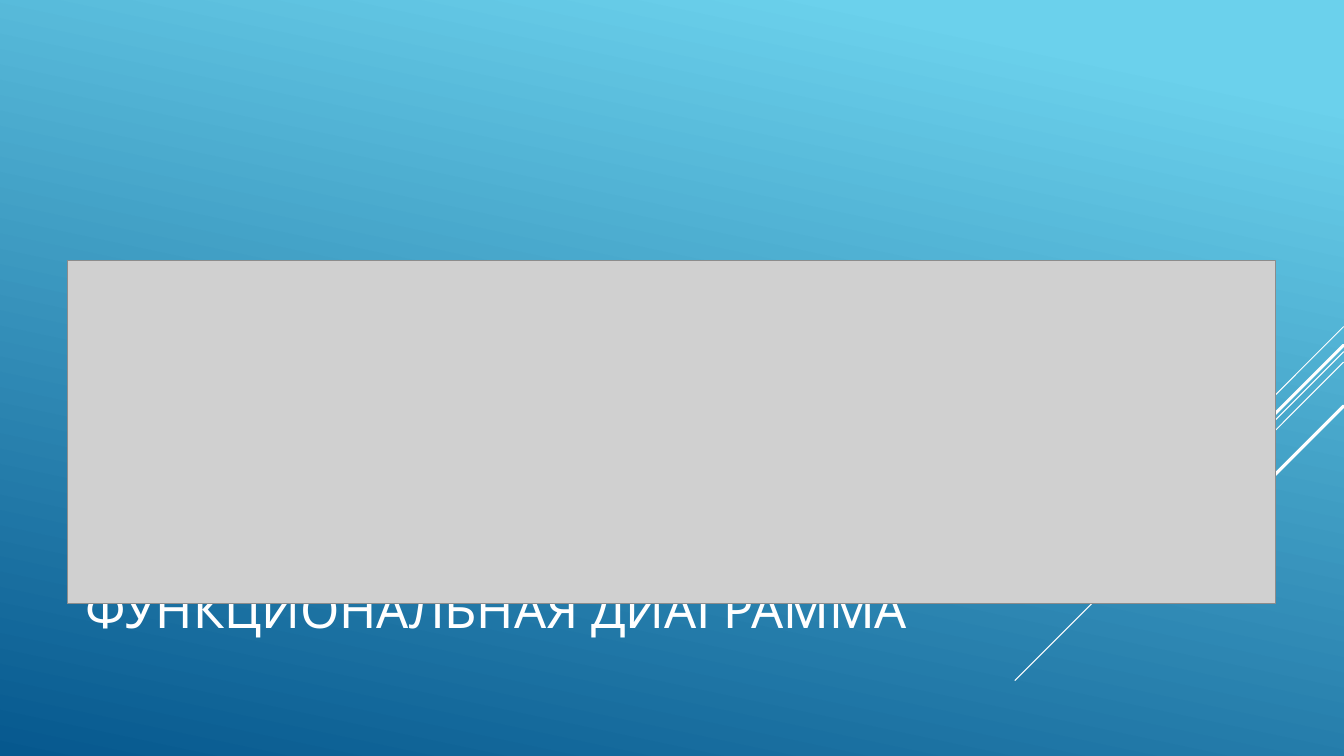
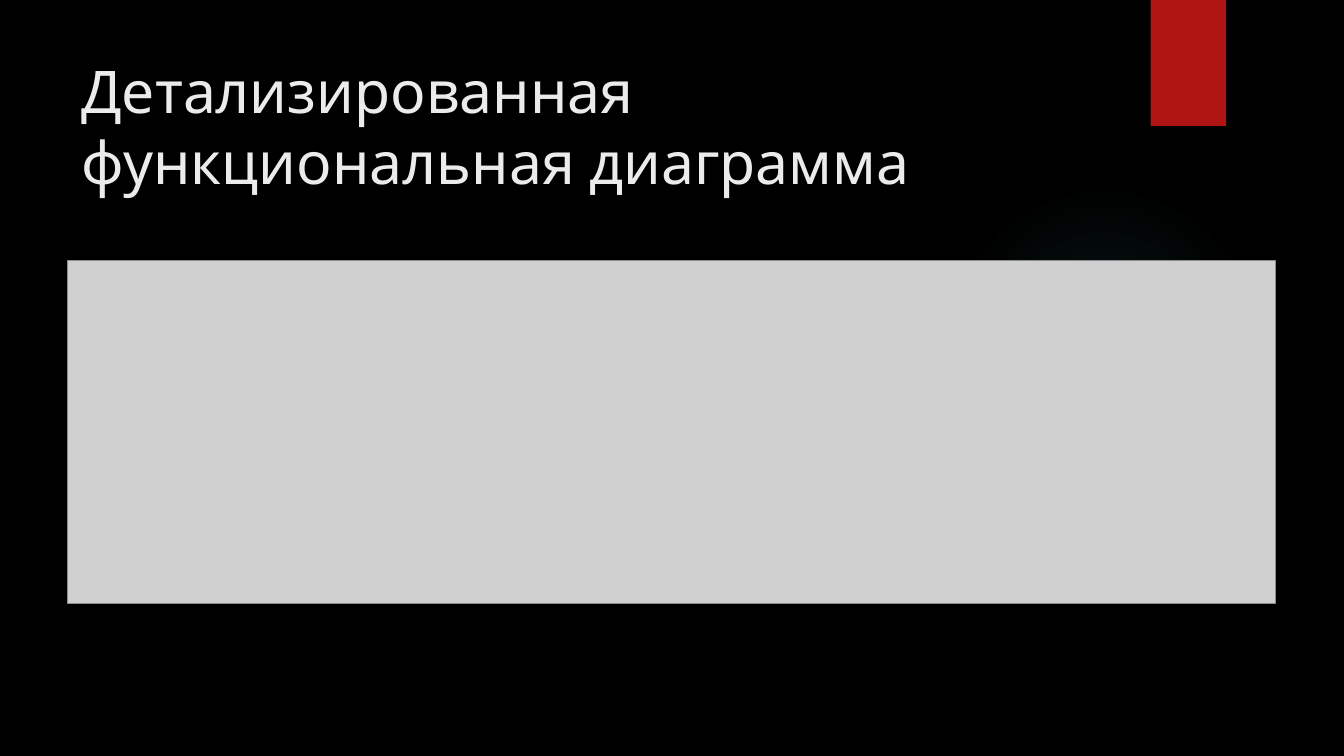
Before and after one commit to GENDOSMAL/Diplom, a slide deck: slide 9 of Documentation/Презентация к защите.pptx. Drawn at 1344x756 pixels with LibreOffice and Linux fonts; fonts in the diff are those of the drawing; grey boxes stand for pictures; background and template pictures are left out. Boxes give left, top, right and bottom in pixels: in the first picture for what was removed or moved away, otherwise in the second. Text is boxed around its words. In the diff, an @@ line names an element or a change of style, - is before the commit and + after.

```diff
--- a/Documentation/Презентация к защите.pptx
+++ b/Documentation/Презентация к защите.pptx
@@ background gradient #6ED2EB to #06588E to picture (left out) @@
@@ rectangle added at box(1150, 0, 1226, 126), fill #B01513 @@
@@ title "Детализированная функциональная диаграмма" at box(81, 71, 909, 198): vertical alignment middle to top @@
@@ title at box(81, 71, 909, 198): text changed; size 36 to 42 pt; text colour #FFFFFF to #EBEBEB @@
-ДЕТАЛИЗИРОВАННАЯ ФУНКЦИОНАЛЬНАЯ ДИАГРАММА
+Детализированная функциональная диаграмма
@@ ellipse added at box(949, 185, 1259, 495), fill gradient #50B9C1 @@
@@ group removed at box(1015, 327, 1344, 681): 5 lines @@
```
Also in this commit, not shown: 14 other slides changed, 1 slide added, 1 slide removed, 41 other files.
